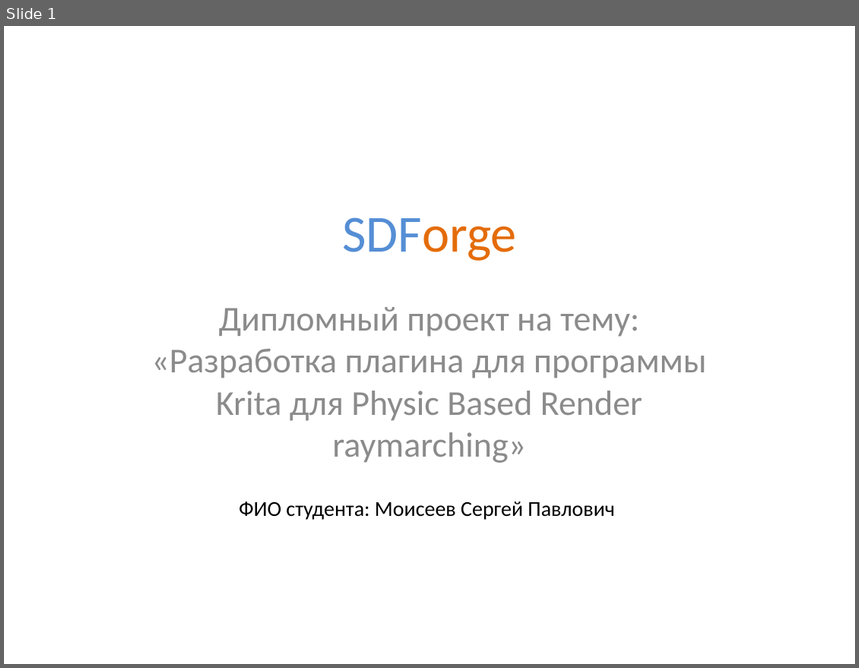
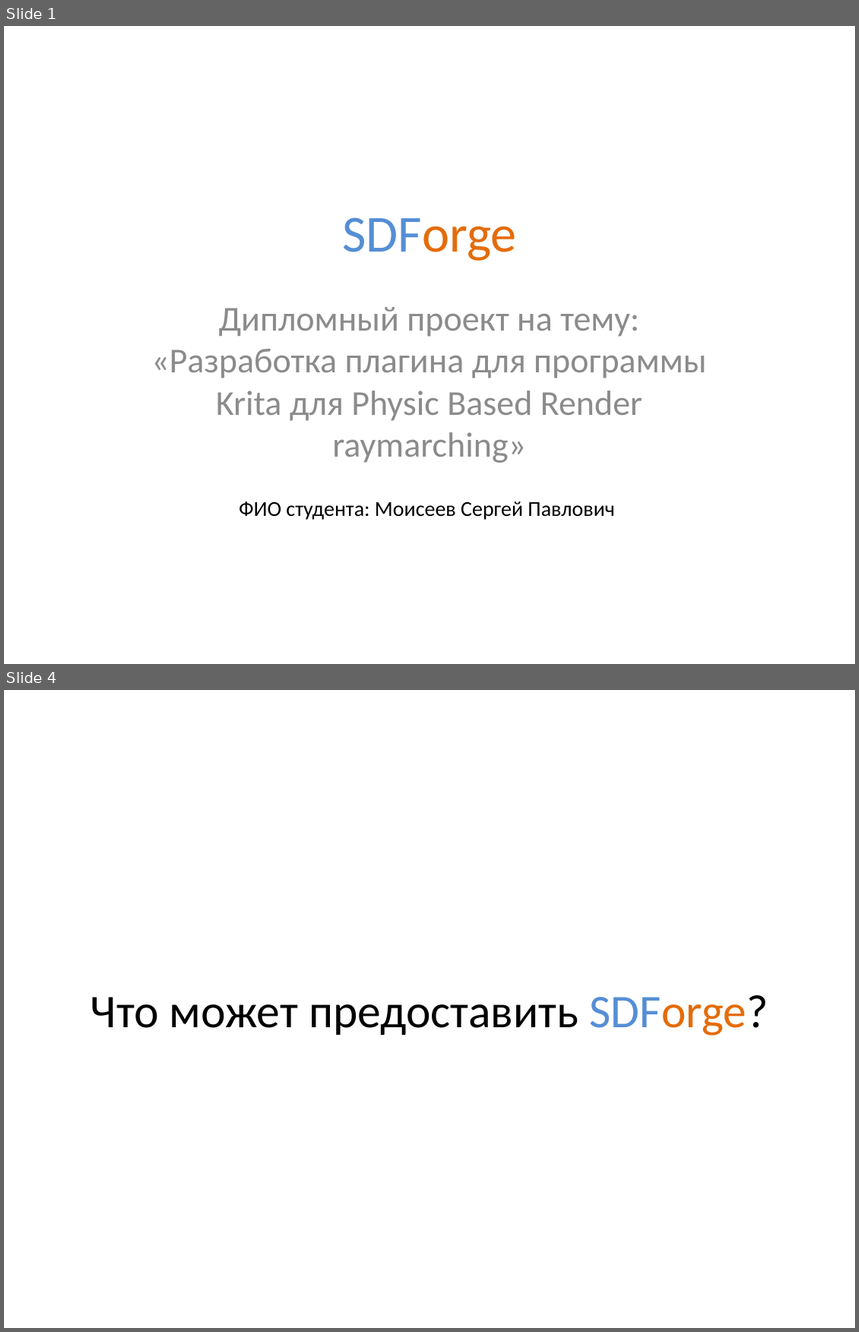
Before and after one commit to lomovoyPlayer/SDForge, a slide deck: SDForge/docs/SDForge Презентация.pptx. Shown one above the other, each under a label of ours: slide 1 before the commit, slides 1 and 4 after it; the slides between them are not shown. The pictures are 859x668 and 859x1332 pixels, drawn with LibreOffice and Linux fonts; fonts in the diff are those of the drawing. Boxes give left, top, right and bottom in pixels: in the first picture for what was removed or moved away, otherwise in the second. Text is boxed around its words. In the diff, an @@ line names an element or a change of style, - is before the commit and + after.

```diff
--- a/SDForge/docs/SDForge Презентация.pptx
+++ b/SDForge/docs/SDForge Презентация.pptx
@@ slide 4 added at [4,690,855,1328], background #FFFFFF @@
@@ title added at [91,996,769,1036], 39.6 pt, text #000000 @@
+Что может предоставить SDForge?
```
Also in this commit, not shown: 23 other slides added, 1 slide removed, 3 other files.
